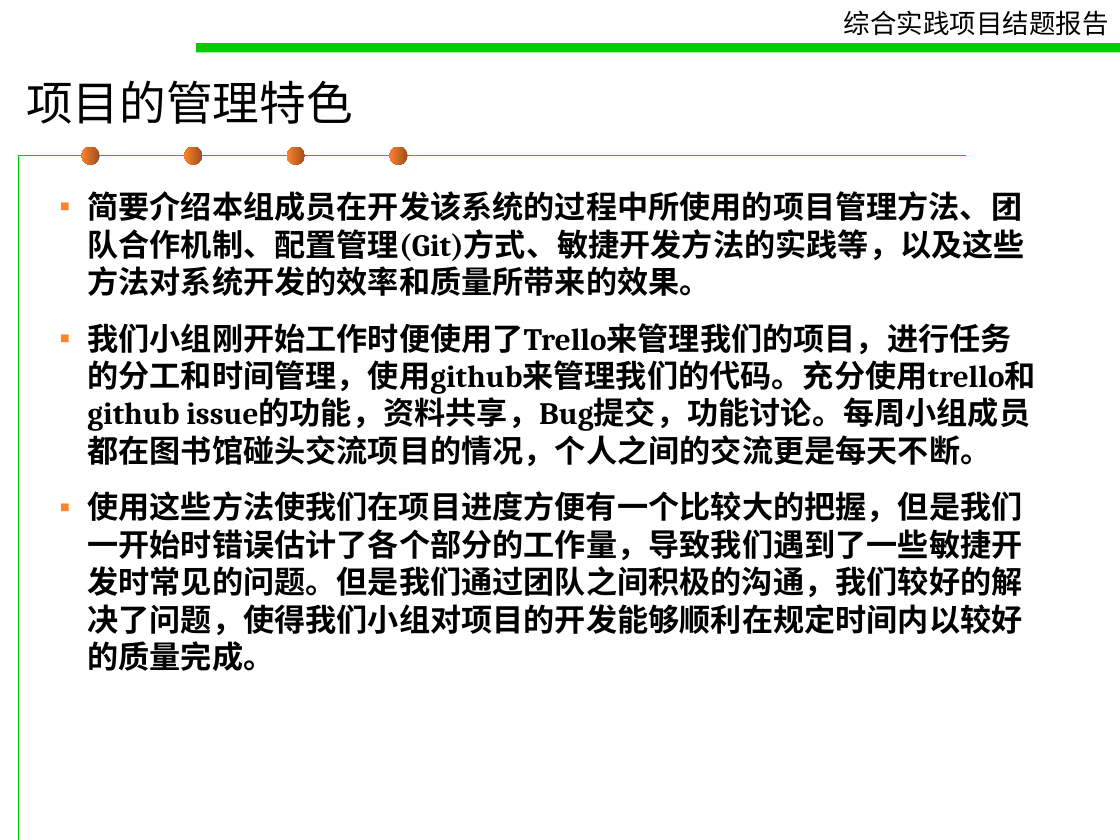
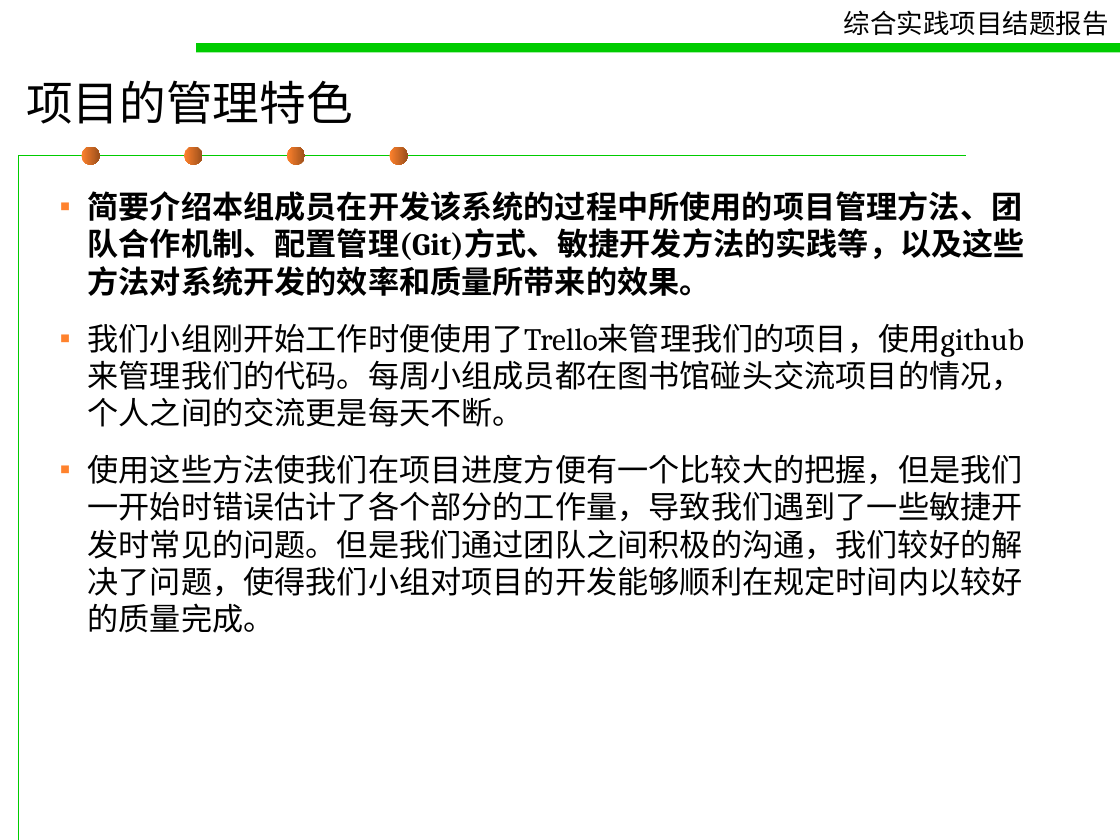
Before and after one commit to pokerG/Gmail-attachment-extension, a slide deck: slide 15 of doc/concludingreport.ppt (slide 14 before the commit). Drawn at 1120x840 pixels with LibreOffice and Linux fonts; fonts in the diff are those of the drawing. Boxes give left, top, right and bottom in pixels: in the first picture for what was removed or moved away, otherwise in the second. Text is boxed around its words. In the diff, an @@ line names an element or a change of style, - is before the commit and + after.

```diff
--- a/doc/concludingreport.ppt
+++ b/doc/concludingreport.ppt
@@ fill gradient #9B4F1B to #FF822D to gradient #FF822D to #9B4F1B in 4 elements at [82,147,100,165], [184,147,202,165], [287,147,305,165], [390,147,408,165] @@
@@ text at [88,323,1025,427]: text changed; bold off @@
-▪ 我们小组刚开始工作时便使用了Trello来管理我们的项目，进行任务的分工和时间管理，使用github来管理我们的代码。充分使用trello和github issue的功能，资料共享，Bug提交，功能讨论。每周小组成员都在图书馆碰头交流项目的情况，个人之间的交流更是每天不断。
+▪ 我们小组刚开始工作时便使用了Trello来管理我们的项目，使用github来管理我们的代码。每周小组成员都在图书馆碰头交流项目的情况，个人之间的交流更是每天不断。
@@ text at [88,454,1023,633]: bold off in "使用这些方法使我们在项目进度方便有一个比较大的把握，但是我们一开始时错误估计了各个部分的工作量，导致我们遇到了一些敏捷开 ..." @@
```
Also in this commit, not shown: 25 other slides changed, 3 slides added.
